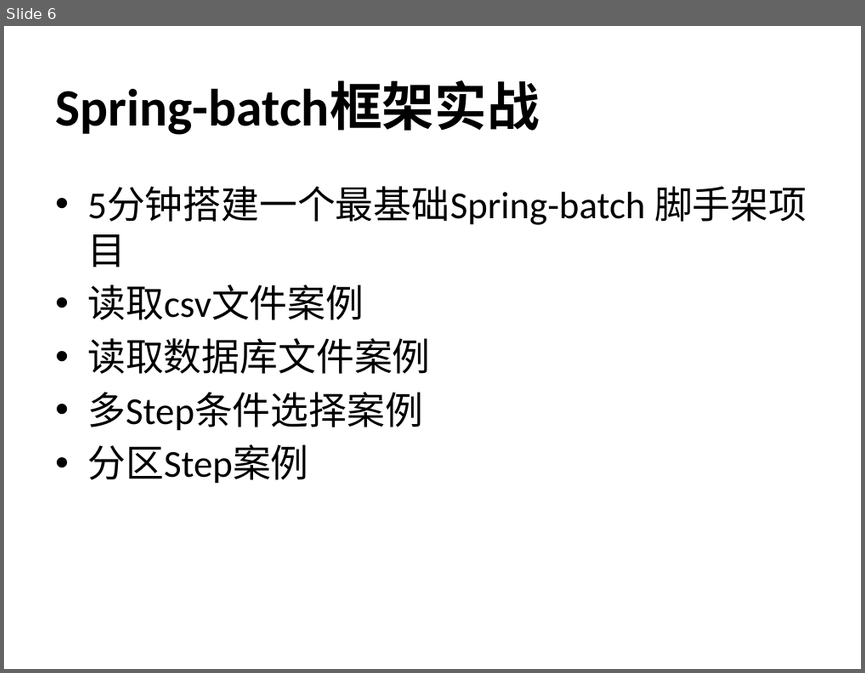
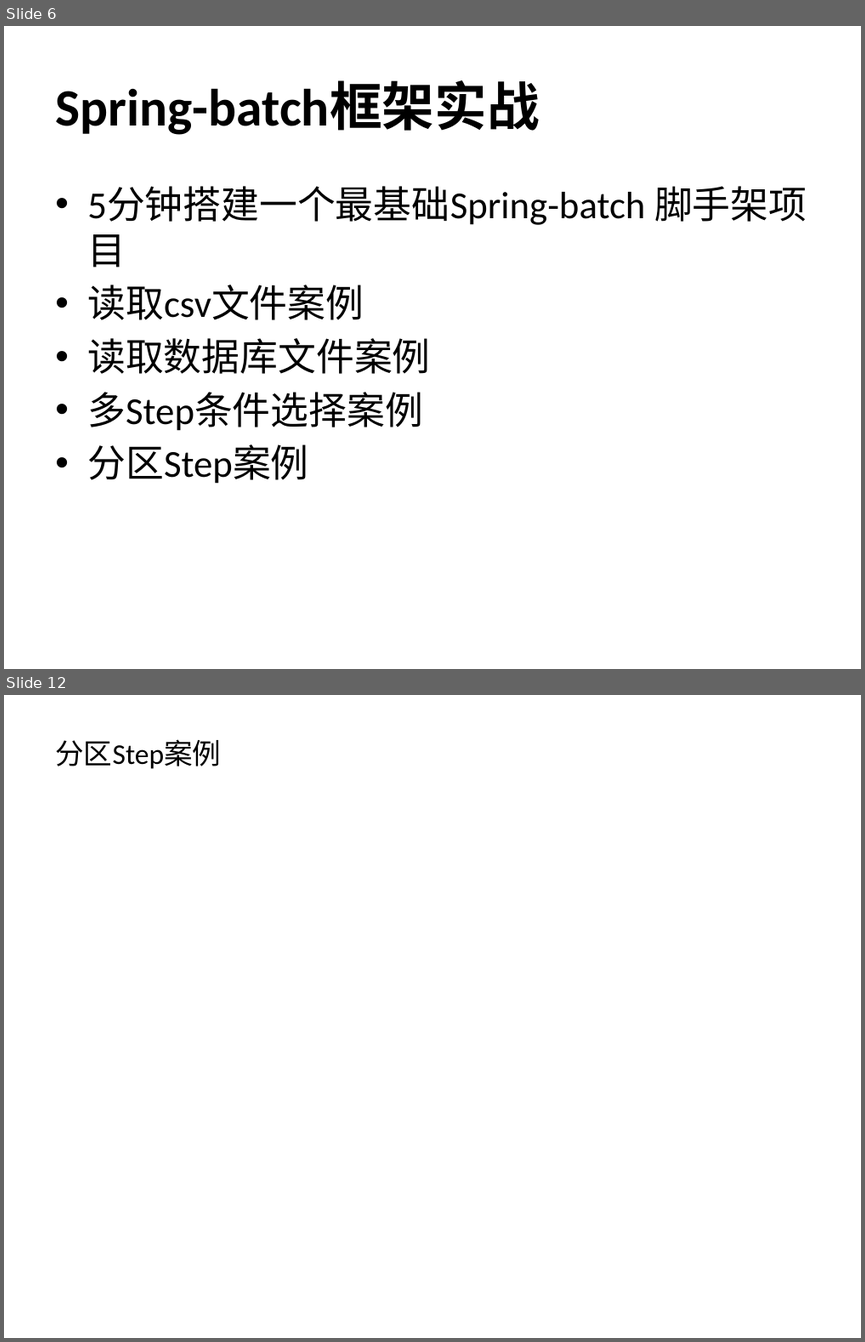
Before and after one commit to JKAK47/spring-batch-demo, a slide deck: src/main/resources/doc/Spring-batch.pptx. Shown one above the other, each under a label of ours: slide 6 before the commit, slides 6 and 12 after it; the slides between them are not shown. The pictures are 865x673 and 865x1342 pixels, drawn with LibreOffice and Linux fonts; fonts in the diff are those of the drawing. Boxes give left, top, right and bottom in pixels: in the first picture for what was removed or moved away, otherwise in the second. Text is boxed around its words. In the diff, an @@ line names an element or a change of style, - is before the commit and + after.

```diff
--- a/src/main/resources/doc/Spring-batch.pptx
+++ b/src/main/resources/doc/Spring-batch.pptx
@@ slide 12 added at [4,695,861,1338], background #FFFFFF @@
@@ title added at [55,739,221,769], 24 pt, text #000000 @@
+分区Step案例
```
Also in this commit, not shown: 5 other slides added, 5 slides removed, 5 other files.
